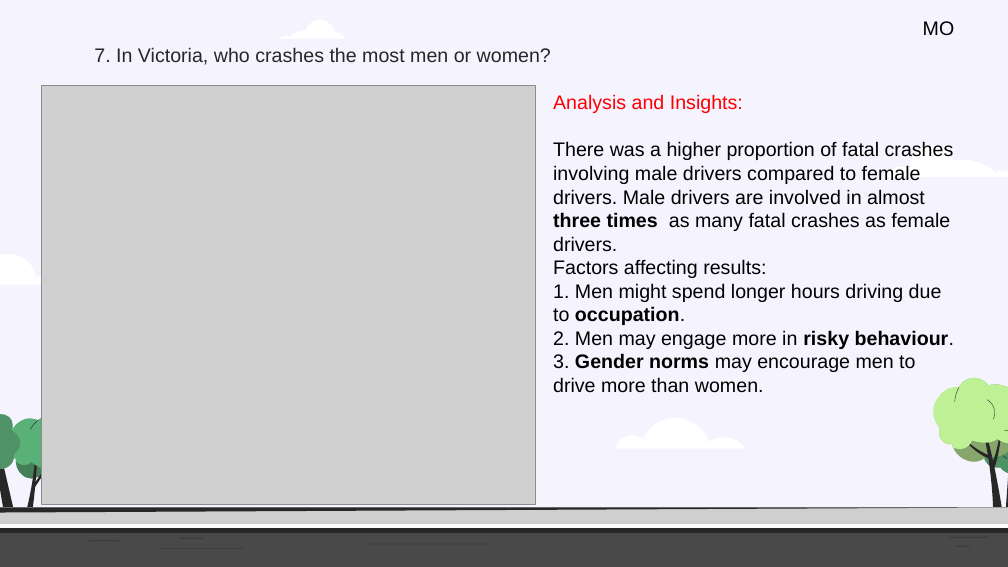
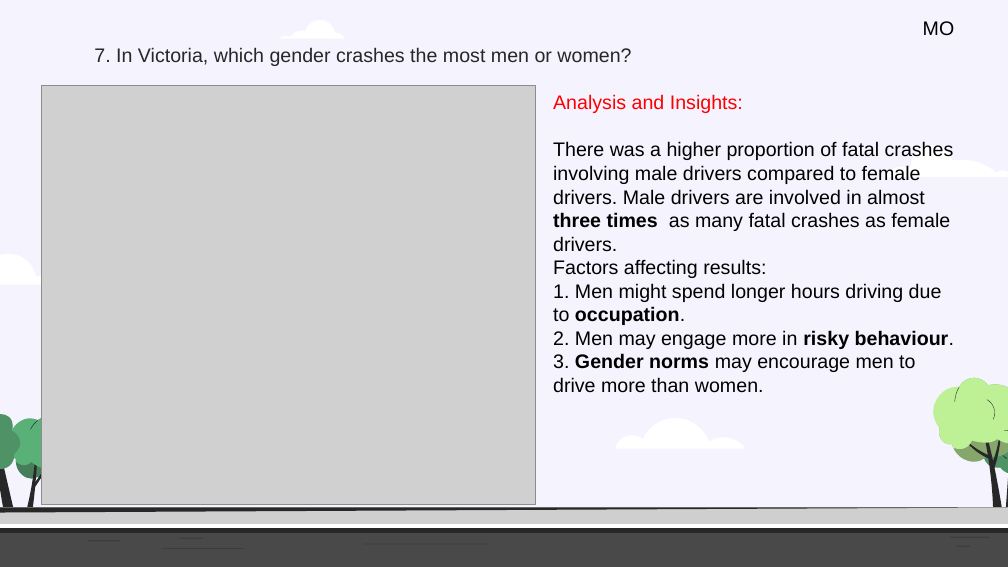
Before and after one commit to Kapedes/project-1-group-2, a slide deck: slide 10 of Insights and analysis of Crash Statistics in Australia.pptx (slide 11 before the commit). Drawn at 1008x567 pixels with LibreOffice and Linux fonts; fonts in the diff are those of the drawing; grey boxes stand for pictures. Boxes give left, top, right and bottom in pixels: in the first picture for what was removed or moved away, otherwise in the second. Text is boxed around its words. In the diff, an @@ line names an element or a change of style, - is before the commit and + after.

```diff
--- a/Insights and analysis of Crash Statistics in Australia.pptx
+++ b/Insights and analysis of Crash Statistics in Australia.pptx
@@ subtitle at (x1=94, y1=47, x2=631, y2=66): text changed @@
-7. In Victoria, who crashes the most men or women?
+7. In Victoria, which gender crashes the most men or women?
```
Also in this commit, not shown: 8 other slides changed, 1 slide added, 5 other files.
